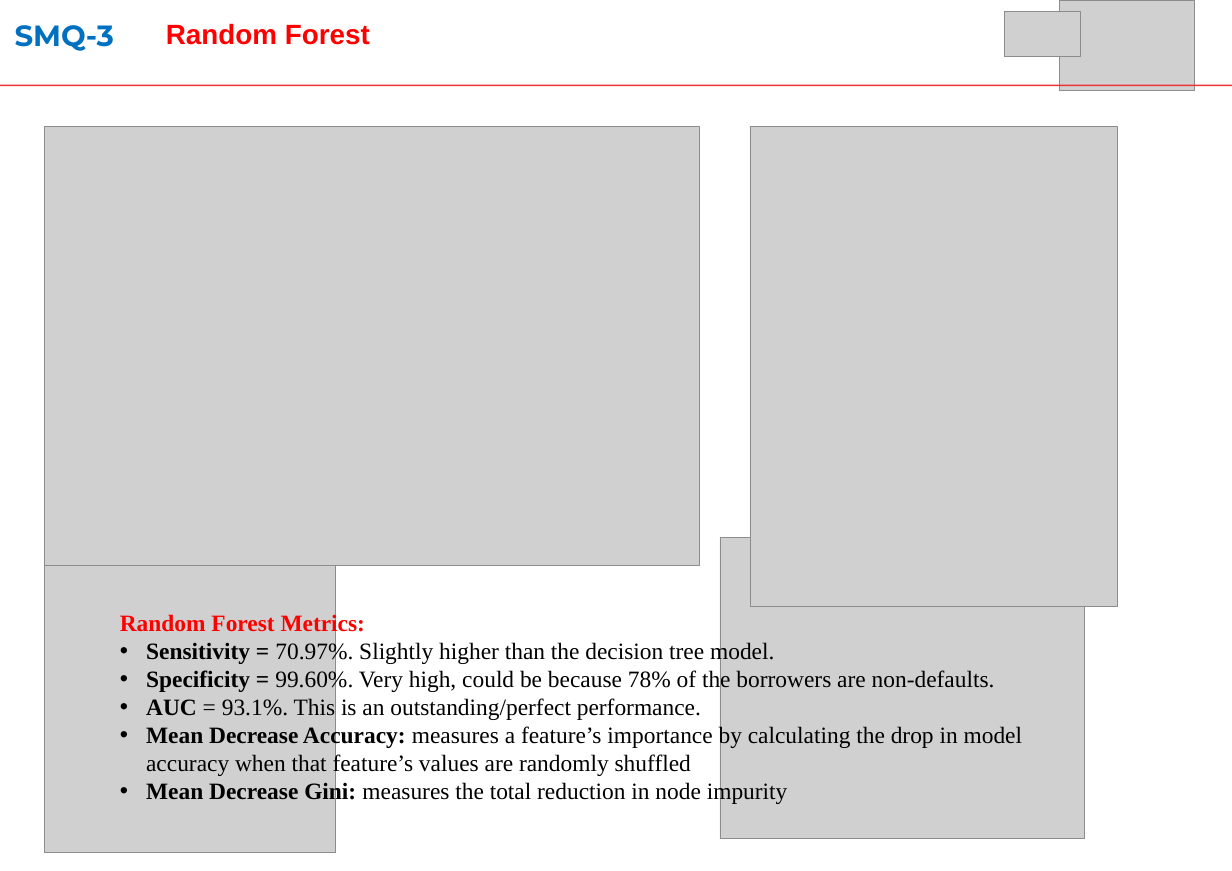
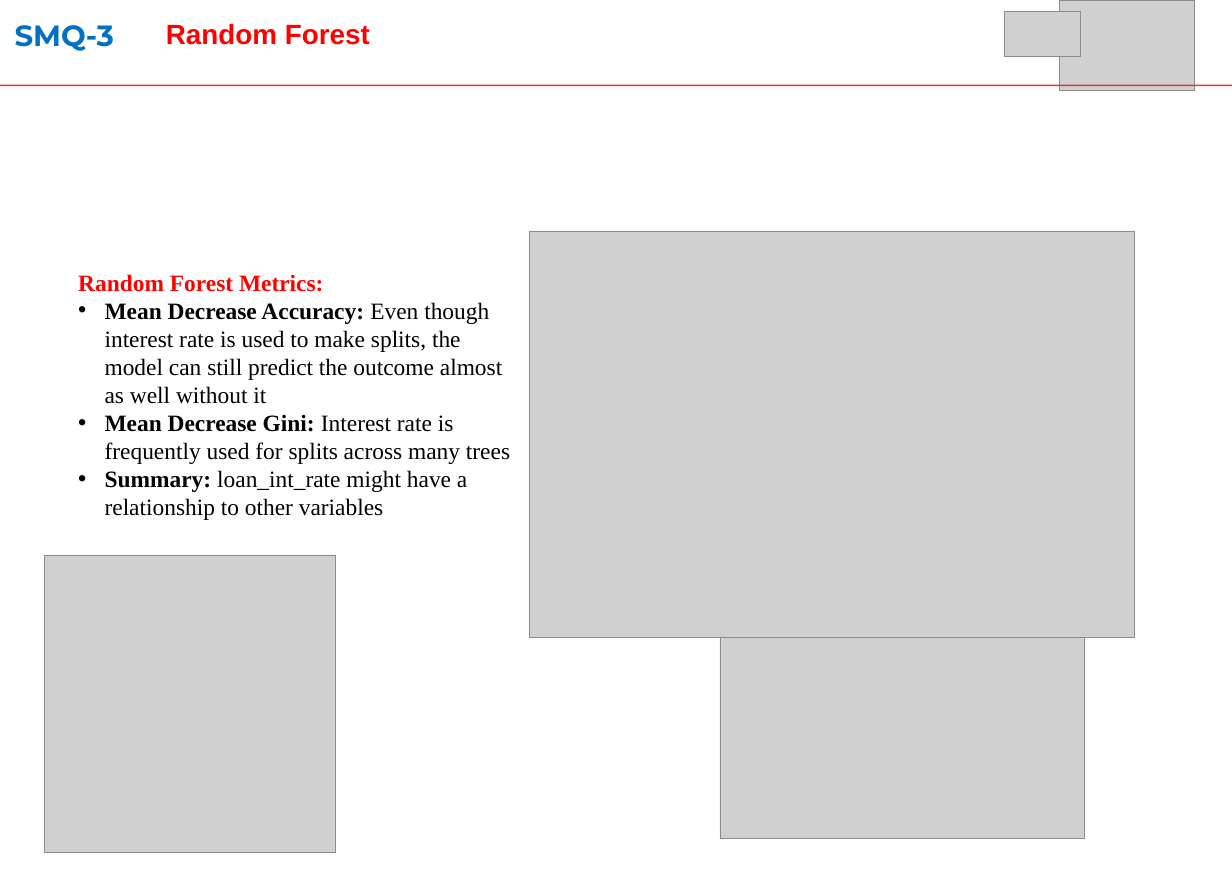
Before and after one commit to ulugbek-islomov/Intro-to-Data-Science-Project-2, a slide deck: slide 4 of Project 2_presentation_SMART #4.pptx (slide 8 before the commit). Drawn at 1232x871 pixels with LibreOffice and Linux fonts; fonts in the diff are those of the drawing; grey boxes stand for pictures. Boxes give left, top, right and bottom in pixels: in the first picture for what was removed or moved away, otherwise in the second. Text is boxed around its words. In the diff, an @@ line names an element or a change of style, - is before the commit and + after.

```diff
--- a/Project 2_presentation_SMART #4.pptx
+++ b/Project 2_presentation_SMART #4.pptx
@@ picture removed at <box>750,126,1118,607</box> @@
@@ picture: place and size @@
-picture at <box>45,126,699,565</box>
+picture at <box>529,231,1135,637</box>
@@ text "Random Forest Metrics:": place and size @@
-text "Random Forest Metrics:" at <box>120,612,1023,805</box>
+text "Random Forest Metrics:" at <box>78,274,510,520</box>
@@ text at <box>105,302,510,520</box>: text changed @@
-• Sensitivity = 70.97%. Slightly higher than the decision tree model.
-• Specificity = 99.60%. Very high, could be because 78% of the borrowers are non-defaults.
-• AUC = 93.1%. This is an outstanding/perfect performance.
-• Mean Decrease Accuracy: measures a feature’s importance by calculating the drop in model accuracy when that feature’s values are randomly shuffled
-• Mean Decrease Gini: measures the total reduction in node impurity
+• Mean Decrease Accuracy: Even though interest rate is used to make splits, the model can still predict the outcome almost as well without it
+• Mean Decrease Gini: Interest rate is frequently used for splits across many trees
+• Summary: loan_int_rate might have a relationship to other variables
```
Also in this commit, not shown: 3 other slides changed, 1 slide added, 4 slides removed.
